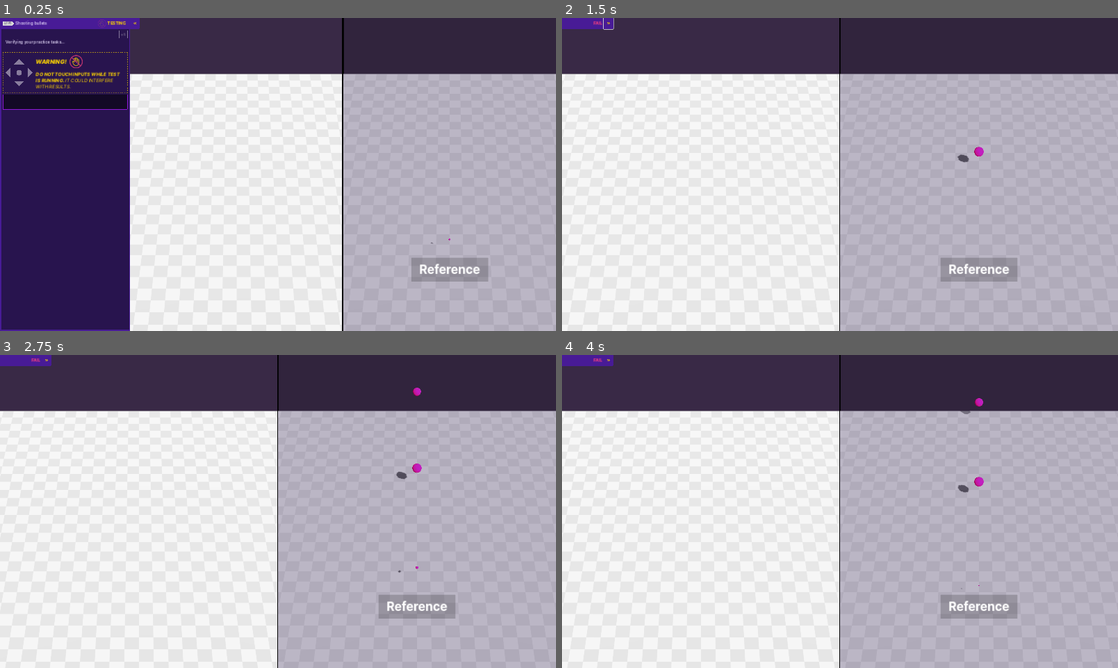
Above: before the commit, frames 1-4 (two rows, left to right).
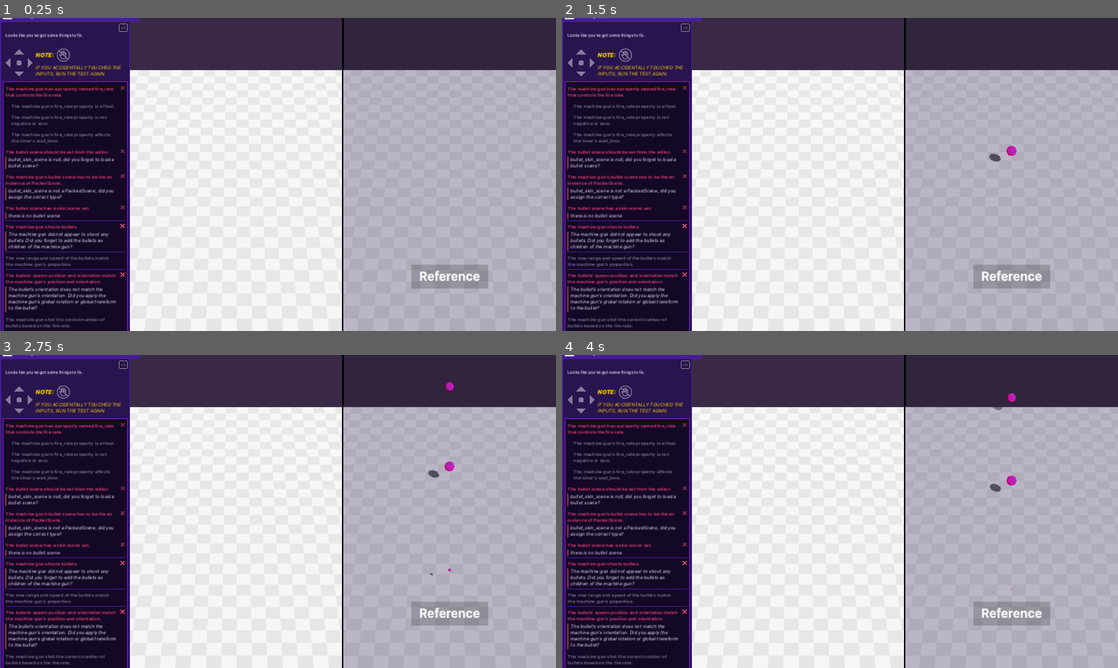
Above: after the commit, the same moments.

Repository: Wurtyl/3D-course
Game: Godot game, scene res://practices/L7.P1/shooting_bullets.tscn
Same seed, same stepped clock (60 frames per second), same inputs: the game is played once before the commit and once after it. This scene is started directly instead of the project's main scene.
Inputs (mouse positions are in pixels of both pictures, inside the frame that each line leads up to):
- Up to frame 1 (0.25 s): no input
- Up to frame 2 (1.5 s): click (684, 33) at 0.5 s, where only the run before the commit has a clickable "x5"; click (695, 24) at 1.27 s
- Up to frame 3 (2.75 s): tap Enter at 2 s; move the mouse to (400, 495) at 2.02 s; press the mouse at (400, 495) at 2.03 s; hold D (move_right) from 2.03 s (still down); tap Space at 2.27 s
- Up to frame 4 (4 s): release D (move_right) at 2.75 s; release the mouse at (962, 495) at 2.75 s; drag from (728, 527) to (812, 574) at 2.77 s; move the mouse to (895, 442) at 3.52 s; press the mouse at (895, 442) at 3.53 s; hold D (move_right) from 3.53 s (still down)

The runs differ from the first frame. In frame 1, 20% of the frame differs, in the area x 0-100%, y 0-100%; in frame 2, 33%; in frame 3, 33%; in frame 4, 33%.

Commit message:
L7 p1 incomplete practice

Diff:
--- a/learn-3d-gamedev-from-zero-v0.8.0-macos/M03.gobot_the_sorcerer_workbook/practices/L7.P1/bullet.tscn
+++ b/learn-3d-gamedev-from-zero-v0.8.0-macos/M03.gobot_the_sorcerer_workbook/practices/L7.P1/bullet.tscn
@@ -1,14 +1,12 @@
-[gd_scene load_steps=4 format=3]
+[gd_scene load_steps=3 format=3]
 
-[ext_resource type="Script" path="res://practices/L6.P1/bullet.gd" id="1_e02rc"]
-[ext_resource type="PackedScene" path="res://practices/L6.P1/bullet_skin.tscn" id="2_p6qgj"]
+[ext_resource type="Script" path="res://practices/L6.P1/bullet.gd" id="1_0u4n8"]
 
 [sub_resource type="SphereShape3D" id="SphereShape3D_icj8y"]
 radius = 0.2
 
 [node name="Bullet" type="Area3D"]
-script = ExtResource("1_e02rc")
-bullet_skin_scene = ExtResource("2_p6qgj")
+script = ExtResource("1_0u4n8")
 
 [node name="CollisionShape3D" type="CollisionShape3D" parent="."]
 shape = SubResource("SphereShape3D_icj8y")
--- a/learn-3d-gamedev-from-zero-v0.8.0-macos/M03.gobot_the_sorcerer_workbook/practices/L7.P1/machine_gun.tscn
+++ b/learn-3d-gamedev-from-zero-v0.8.0-macos/M03.gobot_the_sorcerer_workbook/practices/L7.P1/machine_gun.tscn
@@ -1,13 +1,10 @@
 [gd_scene load_steps=2 format=3]
 
-[ext_resource type="Script" path="res://practices/L7.P1/machine_gun.gd" id="1_kpshq"]
+[ext_resource type="Script" path="res://practices/L7.P1/machine_gun.gd" id="1_sea8m"]
 
 [node name="MachineGun" type="Marker3D"]
-script = ExtResource("1_kpshq")
+script = ExtResource("1_sea8m")
 bullet_scene = null
-max_range = 12.0
-max_bullet_speed = 25.0
-fire_rate = 3.0
 
 [node name="Timer" type="Timer" parent="."]
 unique_name_in_owner = true
--- a/learn-3d-gamedev-from-zero-v0.8.0-macos/M03.gobot_the_sorcerer_workbook/practices/L7.P1/shooting_bullets.tscn
+++ b/learn-3d-gamedev-from-zero-v0.8.0-macos/M03.gobot_the_sorcerer_workbook/practices/L7.P1/shooting_bullets.tscn
@@ -1,9 +1,8 @@
-[gd_scene load_steps=5 format=3]
+[gd_scene load_steps=4 format=3]
 
 [ext_resource type="PackedScene" path="res://assets/background.tscn" id="1_tihi6"]
-[ext_resource type="PackedScene" path="res://practices/L7.P1/machine_gun.tscn" id="2_0p6jy"]
-[ext_resource type="Script" path="res://practices/L7.P1/machine_gun.gd" id="3_5b100"]
-[ext_resource type="PackedScene" path="res://practices/L7.P1/bullet.tscn" id="4_22n48"]
+[ext_resource type="PackedScene" path="res://practices/L7.P1/machine_gun.tscn" id="2_lldpe"]
+[ext_resource type="Script" path="res://practices/L7.P1/machine_gun.gd" id="3_yl6os"]
 
 [node name="ProjectileMovement" type="Node3D"]
 
@@ -22,10 +21,6 @@
 near = 15.0
 far = 100.0
 
-[node name="MachineGun" type="Marker3D" parent="." instance=ExtResource("2_0p6jy")]
+[node name="MachineGun" type="Marker3D" parent="." instance=ExtResource("2_lldpe")]
 transform = Transform3D(1, 0, 0, 0, 1, 0, 0, 0, 1, 0, 1, 4)
-script = ExtResource("3_5b100")
-bullet_scene = ExtResource("4_22n48")
-max_range = 12.0
-max_bullet_speed = 25.0
-fire_rate = 3.0
+script = ExtResource("3_yl6os")
Not shown: 2 places in learn-3d-gamedev-from-zero-v0.8.0-macos/M03.gobot_the_sorcerer_workbook/practices/L7.P1/bullet_skin.tscn that only renumber resources
Not shown, added: learn-3d-gamedev-from-zero-v0.8.0-macos/M03.gobot_the_sorcerer_workbook/practices/.DS_Store
